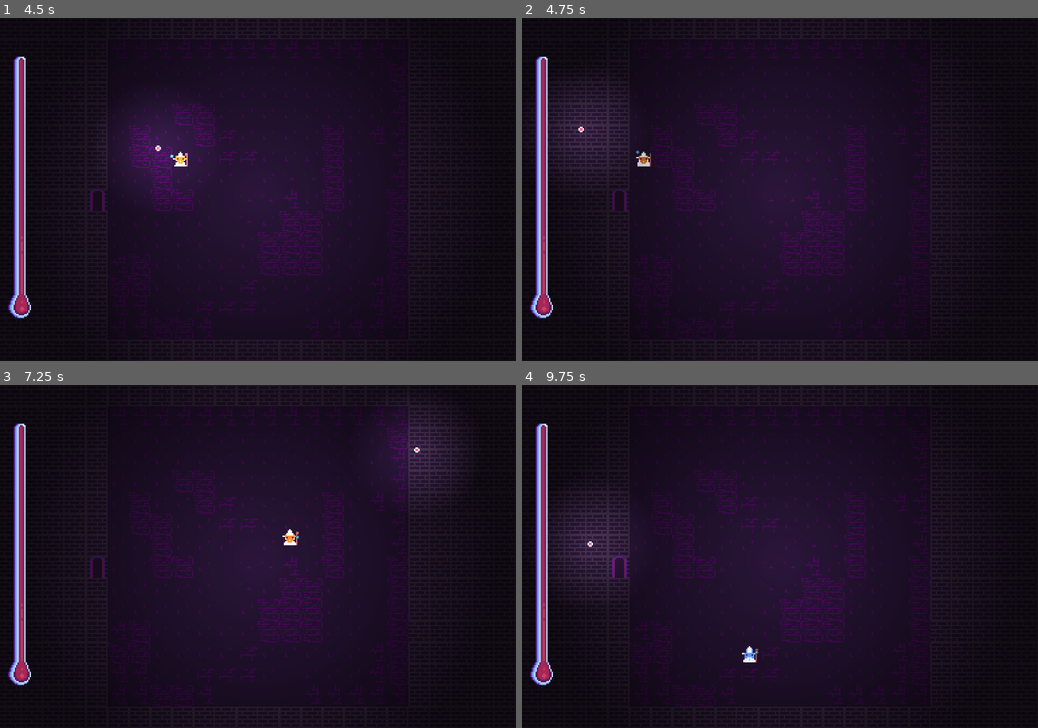
Above: before the commit, frames 1-4 (two rows, left to right).
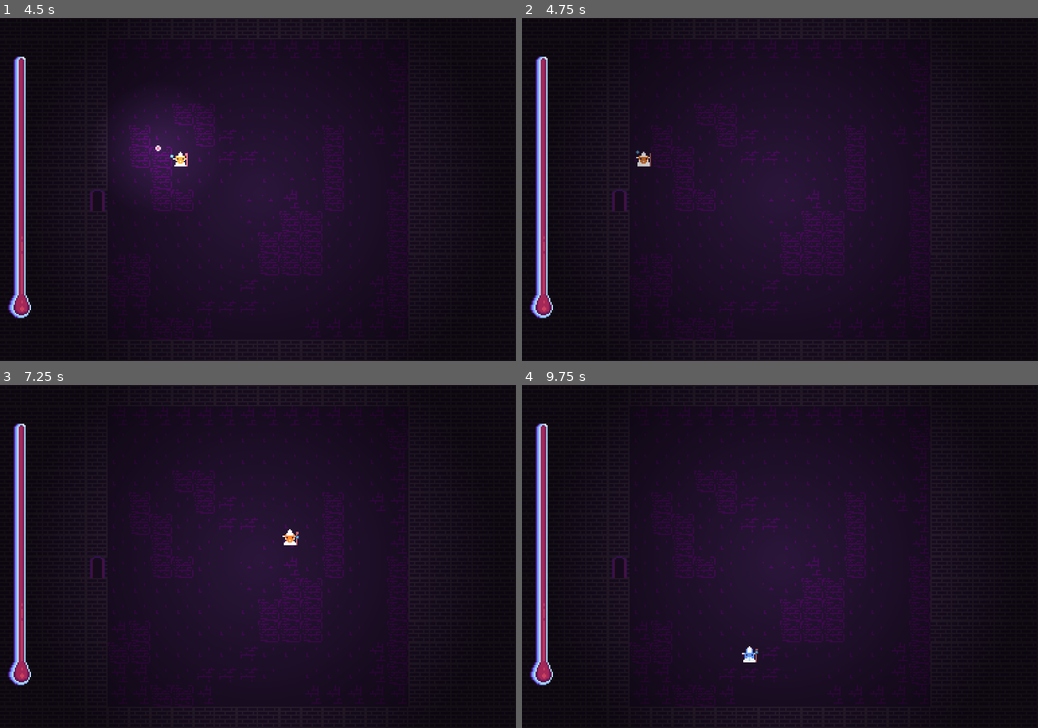
Above: after the commit, the same moments.

Repository: Kolbias/GGJ2026
Game: Godot game, scene res://Data/Maps/world.tscn
Same seed, same stepped clock (60 frames per second), same inputs: the game is played once before the commit and once after it. The engine's default icon, where the game draws it, is replaced by a stand-in: a white triangle on a blue panel in a dark square.
Inputs (mouse positions are in pixels of both pictures, inside the frame that each line leads up to):
- Up to frame 1 (4.5 s): tap Enter at 0.5 s; move the mouse to (371, 172) at 0.52 s; hold D (MoveRight) 0.53-1.28 s; hold E (MaskNext) 0.53-1.28 s; move the mouse to (154, 206) at 1.27 s; hold S (MoveDown) 1.28-2.03 s; tap Q (MaskPrev) at 1.35 s; move the mouse to (309, 114) at 2.02 s; press the mouse at (309, 114) at 2.03 s; hold D (MoveRight) 2.03-2.78 s; move the mouse to (232, 258) at 2.77 s; release the mouse at (232, 258) at 2.78 s; hold W (MoveUp) 2.78-3.53 s; tap E (MaskNext) at 2.85 s; move the mouse to (412, 240) at 3.52 s; hold Q (MaskPrev) 3.53-4.28 s; hold A (MoveLeft) from 3.53 s (still down); move the mouse to (103, 138) at 4.27 s; click (103, 138) at 4.35 s
- Up to frame 2 (4.75 s): keep holding A (MoveLeft)
- Up to frame 3 (7.25 s): move the mouse to (283, 556) at 5.02 s; release A (MoveLeft) at 5.03 s; hold S (MoveDown) 5.03-5.78 s; hold E (MaskNext) 5.03-5.78 s; move the mouse to (180, 470) at 5.77 s; hold D (MoveRight) 5.78-6.53 s; tap Q (MaskPrev) at 5.85 s; move the mouse to (371, 539) at 6.52 s; press the mouse at (371, 539) at 6.53 s; hold W (MoveUp) from 6.53 s (still down)
- Up to frame 4 (9.75 s): move the mouse to (676, 573) at 7.27 s; release W (MoveUp) at 7.28 s; release the mouse at (676, 573) at 7.28 s; hold D (MoveRight) 7.28-8.03 s; tap E (MaskNext) at 7.35 s; move the mouse to (831, 481) at 8.02 s; hold S (MoveDown) 8.03-8.78 s; hold Q (MaskPrev) 8.03-8.78 s; move the mouse to (754, 625) at 8.77 s; hold A (MoveLeft) 8.78-9.53 s; click (754, 625) at 8.85 s; move the mouse to (934, 607) at 9.52 s; hold W (MoveUp) from 9.53 s (still down); hold E (MaskNext) from 9.53 s (still down)

Frame 1 is identical in both runs. In frame 2, 1.9% of the frame differs, in the area x 5-19%, y 21-44%; in frame 3, 1.8%; in frame 4, 2.0%, in the area x 6-21%, y 35-58%.

Commit message:
projectile signalling

Diff:
--- a/ggj-2026-maskuerade/Data/Characters/projectile.gd
+++ b/ggj-2026-maskuerade/Data/Characters/projectile.gd
@@ -1,7 +1,63 @@
-extends Node2D
+extends Area2D
 class_name Projectile
+
+
 
 @export var speed := 5.0
 @export var dir: Vector2 = Vector2(-1,0)
 @export var damage: = 2.0
+
 var mask_type = "default"
+var previous_position: Vector2
+
+func _ready():
+	previous_position = global_position
+	connect("body_entered", Callable(self, "_on_body_entered"))
+
+func _on_body_entered(body: Node):
+	var collision = _get_collision(body)
+	if collision:
+		handle_collision(body, collision.position, collision.normal)
+	else:
+		handle_collision(body, global_position, Vector2.ZERO)
+
+func _get_collision(body: Node):
+	var space_state = get_world_2d().direct_space_state
+
+	var movement = global_position - previous_position
+	var movement_length = movement.length()
+
+	if movement_length < 0.1:
+		movement = dir.normalized() * 10.0
+		movement_length = 10.0
+
+	#huge rays to report SOMETHING
+	var ray_multiplier = 10
+	var ray_end = previous_position + movement.normalized() * (movement_length * ray_multiplier)
+
+	var query = PhysicsRayQueryParameters2D.create(previous_position, ray_end)
+	query.collide_with_areas = true
+	query.exclude = [self]
+	var result = space_state.intersect_ray(query)
+	if result and result.collider == body:
+		return {
+			"position": result.position,
+			"normal": result.normal
+		}
+	return {}
+
+func handle_collision(body: Node, collision_point: Vector2, collision_normal: Vector2):
+	if body.is_in_group("player"):
+		pass
+	elif body.is_in_group("enemy"):
+		GameEvents.enemy_hit.emit(self, body as Enemy)
+	elif body is TileMapLayer:
+		GameEvents.wall_hit.emit(self, collision_point, collision_normal)
+	else:
+		print("hit something unhandled: ", body)
+
+func _on_area_entered(area: Node):
+	_on_body_entered(area)
+
+func update_previous_position():
+	previous_position = global_position
--- a/ggj-2026-maskuerade/Scripts/Game_Events.gd
+++ b/ggj-2026-maskuerade/Scripts/Game_Events.gd
@@ -5,3 +5,5 @@
 signal room_exited
 
 signal shot_fired(shoot_position: Vector2, mouse_pos: Vector2, mask_index: String)
+signal enemy_hit(projectile: Projectile, enemy: Enemy)
+signal wall_hit(projectile: Projectile, position: Vector2, normal: Vector2)
--- a/ggj-2026-maskuerade/Scripts/Projectile_Manager.gd
+++ b/ggj-2026-maskuerade/Scripts/Projectile_Manager.gd
@@ -2,12 +2,28 @@
 
 @onready var parent_scene := get_parent()
 @export var projectile_scene : PackedScene = preload("res://Data/Characters/projectile.tscn")
-
 #Dictionary: int -> Array[Projectile]
 var projectiles = Dictionary()
+var cull = false
+
+var projectile_defs = {
+	"default": {
+		speed = 5.0,
+		damage = 2,
+		max_count = 5
+	},
+	"bounce": {
+		speed = 3.0,
+		damage = 1,
+		max_count = 3
+	}
+}
 
 func _ready():
 	GameEvents.shot_fired.connect(_on_shot_fired)
+	GameEvents.enemy_hit.connect(_on_enemy_hit)
+	GameEvents.wall_hit.connect(_on_wall_hit)
+	GameEvents.room_exited.connect(_remove_all)
 
 func _on_shot_fired(shoot_point, mouse_position, mask_type):
 	#Instantiate and set properties
@@ -26,12 +42,46 @@
 	#print(projectiles)
 
 func _physics_process(_delta: float) -> void:
+	var to_remove = []
 	for key in projectiles:
 		for projectile in projectiles[key]:
-			projectile.global_position += projectile.dir * projectile.speed
+			if not cull:
+				projectile.global_position += projectile.dir * projectile.speed
+				if projectile.position == projectile.previous_position:
+					to_remove.append(projectile)
+				else:
+					projectile.update_previous_position()
+			else:
+				to_remove.append(projectile)
+	for projectile in to_remove:
+		_safe_remove(projectile)
+	if cull:
+		cull = false
 
-func _projectile_offscreen(projectile):
+func _safe_remove(projectile):
 	var mask_type = projectile.mask_type
 	var type = projectiles.get(mask_type)
 	type.erase(projectile)
 	projectile.queue_free.call_deferred()
+
+func _projectile_offscreen(projectile):
+	_safe_remove(projectile)
+
+func _on_enemy_hit(projectile: Projectile, enemy: Enemy):
+	print(projectile, " hit ", enemy)
+	_safe_remove(projectile)
+
+func _on_wall_hit(projectile: Projectile, position: Vector2, normal: Vector2):
+	var mask_type = projectile.mask_type
+	match mask_type:
+		"default":
+			_safe_remove(projectile)
+		"bounce":
+			print("bounce at ", position)
+			projectile.dir = projectile.dir.bounce(normal)
+
+func _remove_all():
+	cull = true
+	#for key in projectiles:
+		#for projectile in projectiles[key]:
+			#_safe_remove(projectile)
